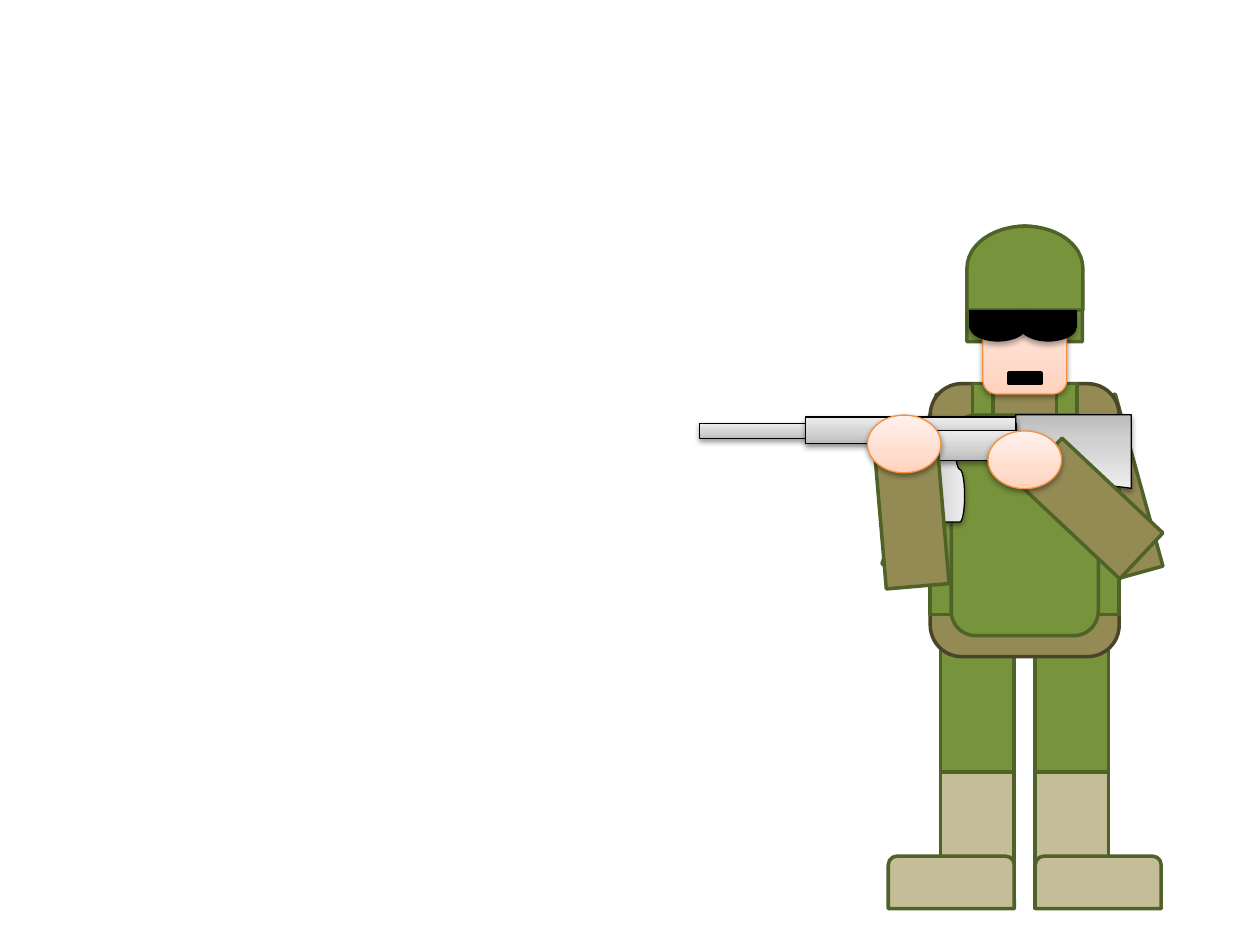
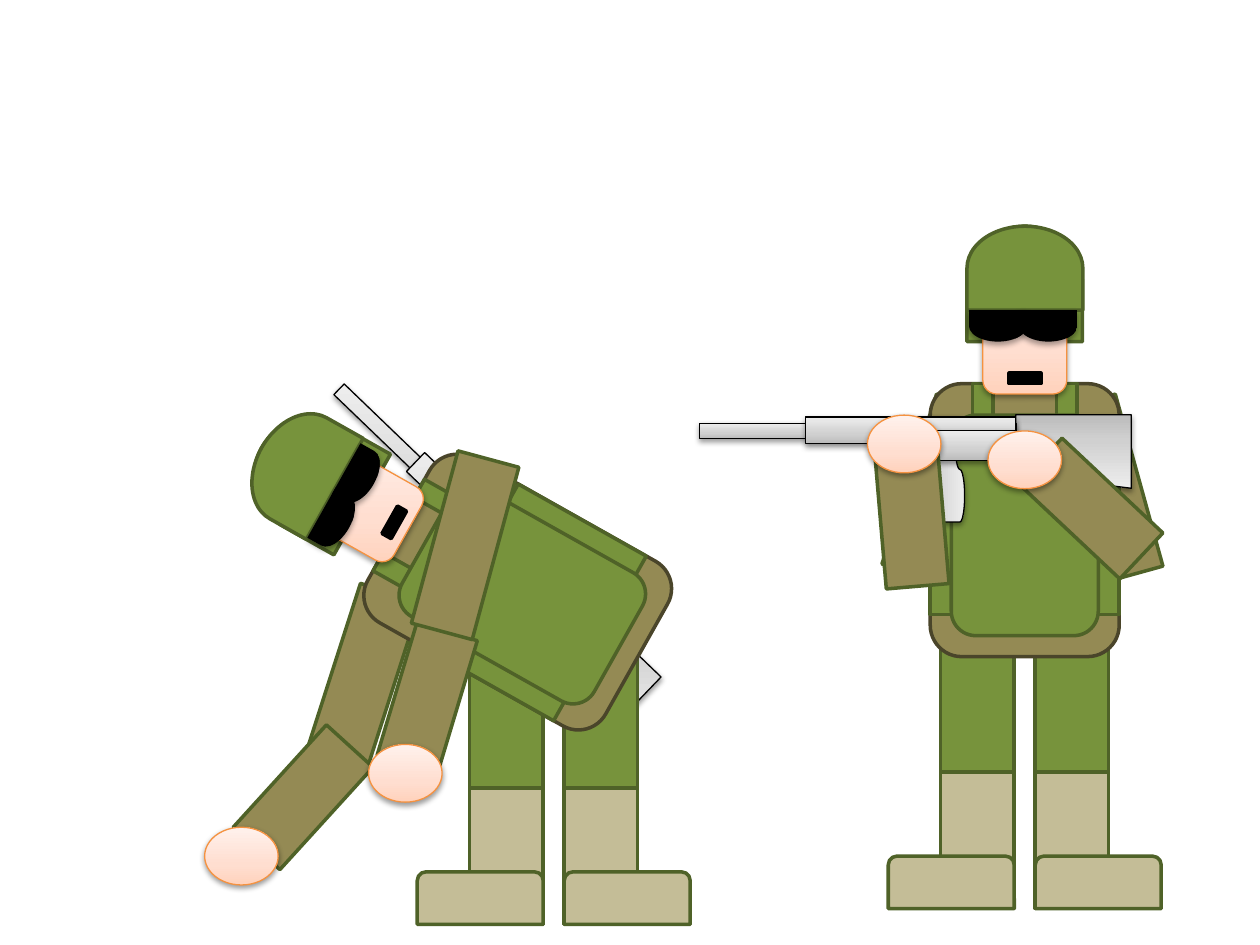
Before and after one commit to EmeraldCityIT/ORION-MODULE-Quantization-Recomposition-of-Biological-Lattice-Structures, a slide deck: slide 2 of incomplete-presentation.pptx. Drawn at 1260x945 pixels with LibreOffice and Linux fonts; fonts in the diff are those of the drawing. Boxes give left, top, right and bottom in pixels: in the first picture for what was removed or moved away, otherwise in the second. Text is boxed around its words. In the diff, an @@ line names an element or a change of style, - is before the commit and + after.

Commit message:
Updated Powerpoint

```diff
--- a/incomplete-presentation.pptx
+++ b/incomplete-presentation.pptx
@@ rectangle added at bbox=[411, 451, 519, 640], fill #948A54, outline #4F6228 2 pt @@
@@ group added at bbox=[233, 397, 683, 742]: 4 flow chart delays, 4 rectangles, 3 rounded rectangles @@
@@ group added at bbox=[334, 384, 662, 729]: 3 rectangles, 1 flow chart manual input, 1 flow chart punched tape @@
@@ rectangle added at bbox=[306, 583, 420, 773], fill #948A54, outline #4F6228 2 pt @@
@@ rectangle added at bbox=[377, 623, 477, 773], fill #948A54, outline #4F6228 2 pt @@
@@ rectangle added at bbox=[234, 725, 374, 870], fill #948A54, outline #4F6228 2 pt @@
@@ ellipse added at bbox=[369, 745, 442, 803], fill gradient #FFD2BD to #FFDED0 to #FFF2ED, outline #F69240 0.75 pt @@
@@ ellipse added at bbox=[204, 828, 277, 886], fill gradient #FFD2BD to #FFDED0 to #FFF2ED, outline #F69240 0.75 pt @@
@@ group added at bbox=[417, 651, 690, 925]: 4 rectangles, 2 round same rects @@
```
Also in this commit, not shown: 1 other slide changed, 2 slides added.
